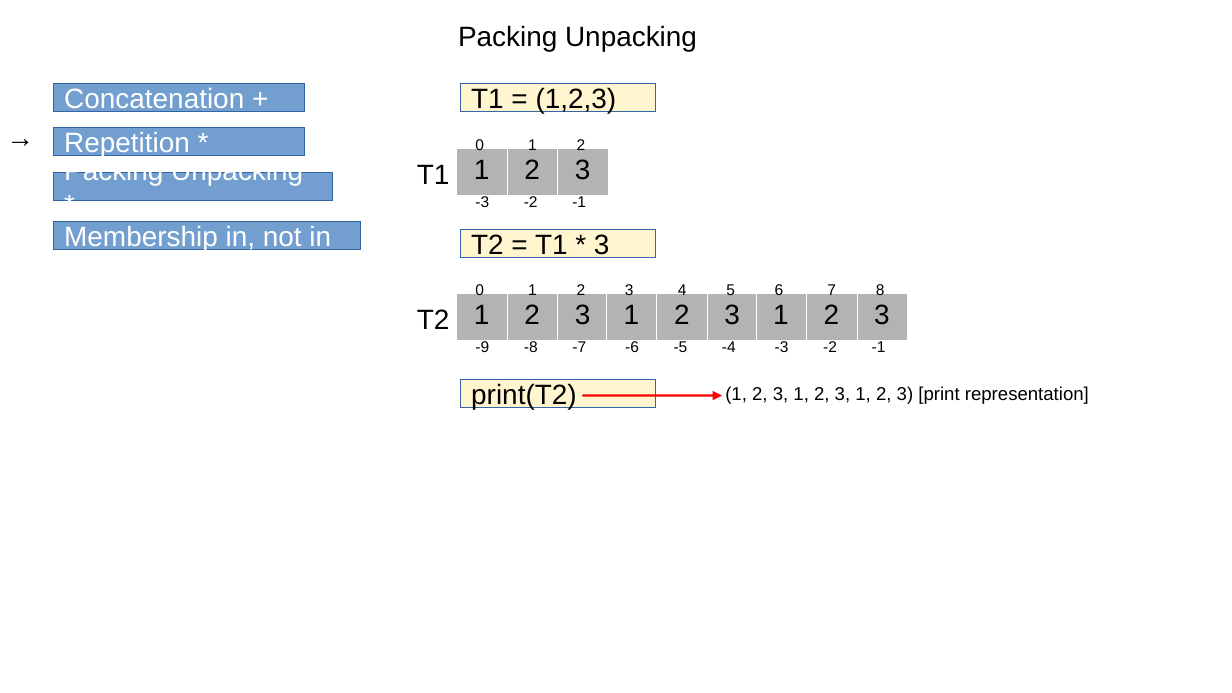
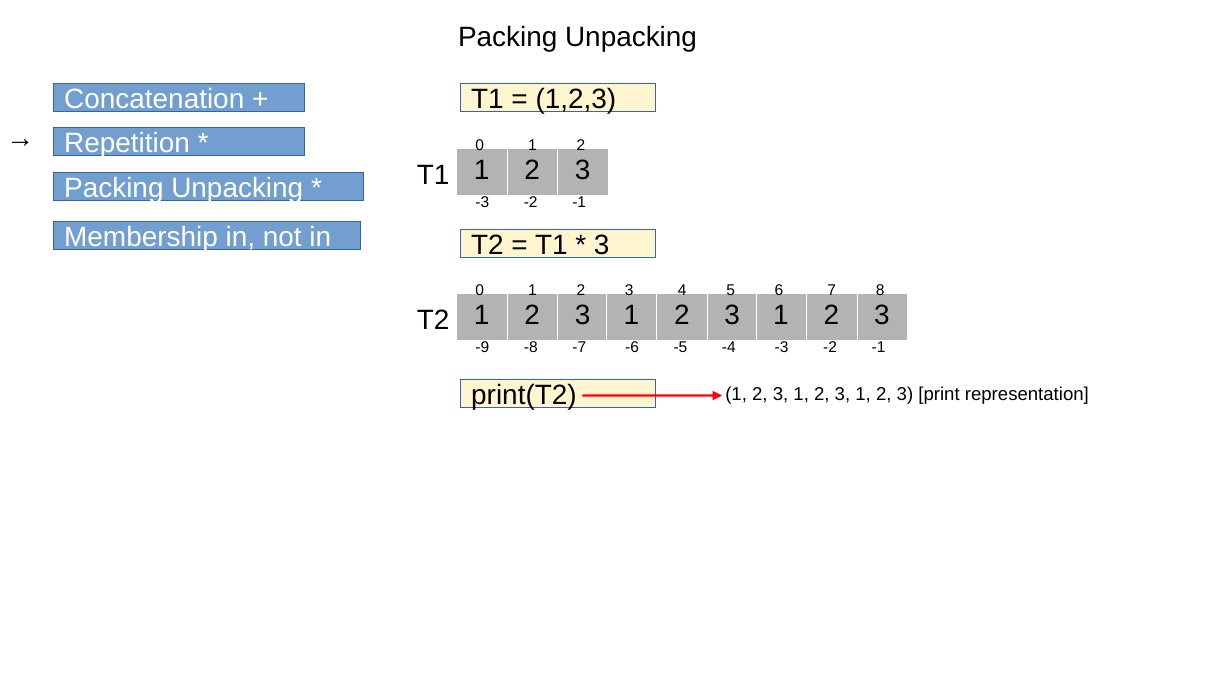
Before and after one commit to wirenpaper/python_slides, a slide deck: slide 132 of section11.odp. Drawn at 1232x693 pixels with LibreOffice and Linux fonts; fonts in the diff are those of the drawing. Boxes give left, top, right and bottom in pixels: in the first picture for what was removed or moved away, otherwise in the second. Text is boxed around its words. In the diff, an @@ line names an element or a change of style, - is before the commit and + after.

```diff
--- a/section11.odp
+++ b/section11.odp
@@ rectangle "Packing Unpacking *": place and size @@
-rectangle "Packing Unpacking *" at [54, 172, 333, 200]
+rectangle "Packing Unpacking *" at [54, 172, 363, 200]
```
Also in this commit, not shown: 26 other slides changed.
